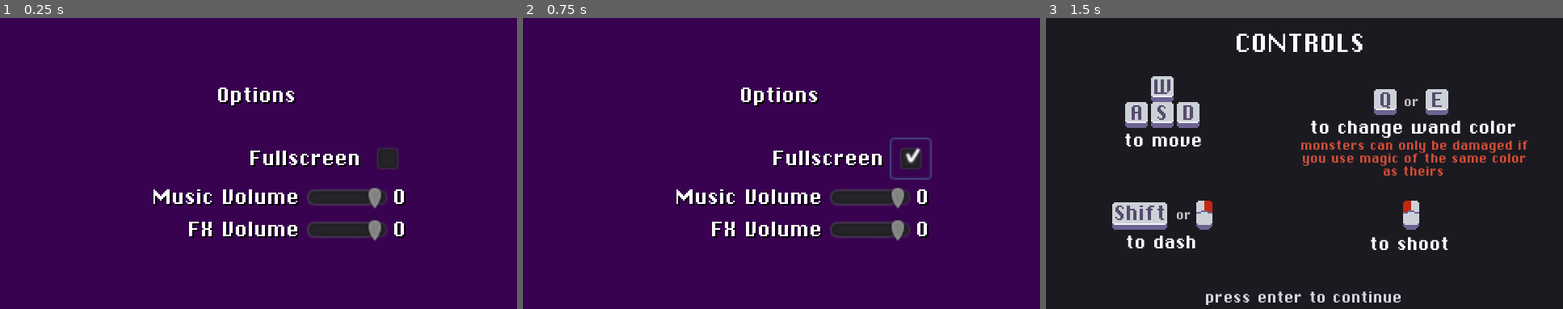
Above: before the commit, frames 1-3 (left to right).
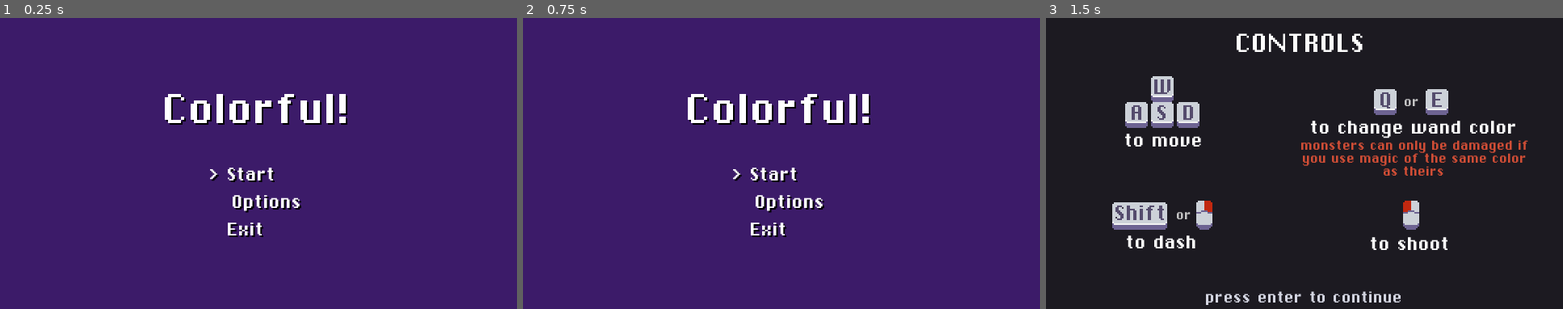
Above: after the commit, the same moments.

Repository: Triceru179/GameJam5
Game: Godot game, scene res://scenes/MainMenu.tscn
Two runs of this game, one before a commit and one after it. Both use one fixed random seed, a clock stepped at 60 frames per second and the inputs below.
Inputs (mouse positions are in pixels of both pictures, inside the frame that each line leads up to):
- Up to frame 1 (0.25 s): no input
- Up to frame 2 (0.75 s): click (910, 157) at 0.52 s
- Up to frame 3 (1.5 s): tap Enter (ui_accept) at 1.25 s; move the mouse to (1418, 148) at 1.27 s; hold E (action_color_swap_right) from 1.28 s (still down); hold Enter (ui_accept) from 1.28 s (still down)

The runs differ from the first frame. In frame 1, 99% of the frame differs, in the area x 0-100%, y 0-100%; in frame 2, 99%; in frame 3, nothing differs.

Commit message:
Options menu working

Diff:
--- a/menu/main_menu/main_menu.gd
+++ b/menu/main_menu/main_menu.gd
@@ -12,6 +12,7 @@
 func _ready():
 	set_current_selection(0)
 	active = true
+	visible = true
 
 func _process(_delta):
 	if !active:
@@ -35,7 +36,9 @@
 			active = false
 			Globals.change_scene(load("res://scenes/Introduction.tscn"))
 		1:
-			set_visible(false)
+			active = false
+			visible = false
+			get_parent().get_node("OptionsMenu").visible = true
 		2:
 			get_tree().quit()
 
--- a/menu/main_menu/main_options.gd
+++ b/menu/main_menu/main_options.gd
@@ -1,18 +1,28 @@
 extends MarginContainer
 
+export(NodePath) var slider_fx = null
+export(NodePath) var slider_music = null
+
+func _ready():
+	visible = false
+
+	get_node(slider_fx).value = db2linear(AudioServer.get_bus_volume_db(1))
+	get_node(slider_music).value = db2linear(AudioServer.get_bus_volume_db(2))
+
+func _adjust_bus_volume(bus, value):
+	print(linear2db(value))
+	AudioServer.set_bus_mute(bus, value <= 0)
+	if value > 0:
+		AudioServer.set_bus_volume_db(bus, linear2db(value))
+	get_node("MenuAccept").play()
+
 func _on_FxSlider_value_changed(value):
-	AudioServer.set_bus_volume_db(1, lerp(AudioServer.get_bus_volume_db(1),  value, 0.5))
-	if value == -24:
-		AudioServer.set_bus_mute(1, true)
-	else:
-		AudioServer.set_bus_mute(1, false)
-		get_node("CenterContainer2/VBoxContainer/CenterContainer2/VBoxContainer/CenterContainer4/FxVolume/MenuAccept2").play()
-
+	$CenterContainer2/VBoxContainer/CenterContainer2/VBoxContainer/CenterContainer4/FxVolume/FxVolume.text = str(int(value * 10))
+	_adjust_bus_volume(1, value)
 
 func _on_MusicSlider_value_changed(value):
-	AudioServer.set_bus_volume_db(2, lerp(AudioServer.get_bus_volume_db(2),  value, 0.5))
-	if value == -24:
-		AudioServer.set_bus_mute(2, true)
-	else:
-		AudioServer.set_bus_mute(2, false)
-		get_node("CenterContainer2/VBoxContainer/CenterContainer2/VBoxContainer/CenterContainer4/FxVolume/MenuAccept2").play()
+	$CenterContainer2/VBoxContainer/CenterContainer2/VBoxContainer/CenterContainer3/MusicVolume/MusicVolume.text = str(int(value * 10))
+	_adjust_bus_volume(2, value)
+
+func _on_OptionFullscren_toggled(button_pressed):
+	OS.window_fullscreen = button_pressed
--- a/scenes/MainMenu.tscn
+++ b/scenes/MainMenu.tscn
@@ -8,9 +8,11 @@
 [ext_resource path="res://menu/main_menu/main_options.gd" type="Script" id=6]
 
 [sub_resource type="DynamicFont" id=1]
+size = 14
 font_data = ExtResource( 1 )
 
 [sub_resource type="DynamicFont" id=2]
+size = 24
 font_data = ExtResource( 1 )
 
 [node name="Control" type="Control"]
@@ -20,7 +22,15 @@
 "_edit_use_anchors_": false
 }
 
-[node name="MarginContainer" type="MarginContainer" parent="."]
+[node name="ColorRect" type="ColorRect" parent="."]
+margin_right = 320.0
+margin_bottom = 180.0
+color = Color( 0.239216, 0.109804, 0.415686, 1 )
+__meta__ = {
+"_edit_use_anchors_": false
+}
+
+[node name="MainMenu" type="MarginContainer" parent="."]
 visible = false
 anchor_right = 1.0
 anchor_bottom = 1.0
@@ -29,270 +39,261 @@
 "_edit_use_anchors_": false
 }
 
-[node name="ColorRect" type="ColorRect" parent="MarginContainer"]
+[node name="CenterContainer" type="CenterContainer" parent="MainMenu"]
 margin_right = 320.0
 margin_bottom = 180.0
-color = Color( 0.239216, 0.109804, 0.415686, 1 )
-
-[node name="CenterContainer" type="CenterContainer" parent="MarginContainer"]
-margin_right = 320.0
-margin_bottom = 180.0
-
-[node name="VBoxContainer" type="VBoxContainer" parent="MarginContainer/CenterContainer"]
+
+[node name="VBoxContainer" type="VBoxContainer" parent="MainMenu/CenterContainer"]
 margin_left = 102.0
-margin_top = 38.0
+margin_top = 40.0
 margin_right = 218.0
-margin_bottom = 141.0
+margin_bottom = 140.0
 custom_constants/separation = 20
 
-[node name="Title" type="CenterContainer" parent="MarginContainer/CenterContainer/VBoxContainer"]
+[node name="Title" type="CenterContainer" parent="MainMenu/CenterContainer/VBoxContainer"]
 margin_right = 116.0
 margin_bottom = 30.0
 
-[node name="Label" type="Label" parent="MarginContainer/CenterContainer/VBoxContainer/Title"]
+[node name="Label" type="Label" parent="MainMenu/CenterContainer/VBoxContainer/Title"]
 margin_right = 116.0
 margin_bottom = 30.0
 custom_fonts/font = ExtResource( 2 )
 custom_colors/font_color_shadow = Color( 0, 0, 0, 1 )
 text = "Colorful!"
 
-[node name="CenterContainer2" type="CenterContainer" parent="MarginContainer/CenterContainer/VBoxContainer"]
+[node name="CenterContainer2" type="CenterContainer" parent="MainMenu/CenterContainer/VBoxContainer"]
 margin_top = 50.0
 margin_right = 116.0
-margin_bottom = 103.0
-
-[node name="VBoxContainer" type="VBoxContainer" parent="MarginContainer/CenterContainer/VBoxContainer/CenterContainer2"]
+margin_bottom = 100.0
+
+[node name="VBoxContainer" type="VBoxContainer" parent="MainMenu/CenterContainer/VBoxContainer/CenterContainer2"]
 margin_left = 28.0
 margin_right = 88.0
-margin_bottom = 53.0
-
-[node name="CenterContainer" type="CenterContainer" parent="MarginContainer/CenterContainer/VBoxContainer/CenterContainer2/VBoxContainer"]
-margin_right = 60.0
-margin_bottom = 15.0
-
-[node name="Start" type="HBoxContainer" parent="MarginContainer/CenterContainer/VBoxContainer/CenterContainer2/VBoxContainer/CenterContainer"]
-margin_right = 60.0
-margin_bottom = 15.0
-
-[node name="Selector" type="Label" parent="MarginContainer/CenterContainer/VBoxContainer/CenterContainer2/VBoxContainer/CenterContainer/Start"]
+margin_bottom = 50.0
+
+[node name="CenterContainer" type="CenterContainer" parent="MainMenu/CenterContainer/VBoxContainer/CenterContainer2/VBoxContainer"]
+margin_right = 60.0
+margin_bottom = 14.0
+
+[node name="Start" type="HBoxContainer" parent="MainMenu/CenterContainer/VBoxContainer/CenterContainer2/VBoxContainer/CenterContainer"]
+margin_right = 60.0
+margin_bottom = 14.0
+
+[node name="Selector" type="Label" parent="MainMenu/CenterContainer/VBoxContainer/CenterContainer2/VBoxContainer/CenterContainer/Start"]
 margin_right = 7.0
-margin_bottom = 15.0
+margin_bottom = 14.0
 rect_min_size = Vector2( 7, 0 )
 custom_fonts/font = SubResource( 1 )
 custom_colors/font_color_shadow = Color( 0, 0, 0, 1 )
 text = ">"
 
-[node name="OptionName" type="Label" parent="MarginContainer/CenterContainer/VBoxContainer/CenterContainer2/VBoxContainer/CenterContainer/Start"]
+[node name="OptionName" type="Label" parent="MainMenu/CenterContainer/VBoxContainer/CenterContainer2/VBoxContainer/CenterContainer/Start"]
 margin_left = 11.0
 margin_right = 60.0
-margin_bottom = 15.0
+margin_bottom = 14.0
 rect_min_size = Vector2( 49, 0 )
 custom_fonts/font = SubResource( 1 )
 custom_colors/font_color_shadow = Color( 0, 0, 0, 1 )
 text = "Start"
 
-[node name="CenterContainer2" type="CenterContainer" parent="MarginContainer/CenterContainer/VBoxContainer/CenterContainer2/VBoxContainer"]
-margin_top = 19.0
-margin_right = 60.0
-margin_bottom = 34.0
-
-[node name="Options" type="HBoxContainer" parent="MarginContainer/CenterContainer/VBoxContainer/CenterContainer2/VBoxContainer/CenterContainer2"]
-margin_right = 60.0
-margin_bottom = 15.0
-
-[node name="Selector" type="Label" parent="MarginContainer/CenterContainer/VBoxContainer/CenterContainer2/VBoxContainer/CenterContainer2/Options"]
+[node name="CenterContainer2" type="CenterContainer" parent="MainMenu/CenterContainer/VBoxContainer/CenterContainer2/VBoxContainer"]
+margin_top = 18.0
+margin_right = 60.0
+margin_bottom = 32.0
+
+[node name="Options" type="HBoxContainer" parent="MainMenu/CenterContainer/VBoxContainer/CenterContainer2/VBoxContainer/CenterContainer2"]
+margin_left = 3.0
+margin_right = 57.0
+margin_bottom = 14.0
+
+[node name="Selector" type="Label" parent="MainMenu/CenterContainer/VBoxContainer/CenterContainer2/VBoxContainer/CenterContainer2/Options"]
 margin_right = 7.0
-margin_bottom = 15.0
+margin_bottom = 14.0
 rect_min_size = Vector2( 7, 0 )
 custom_fonts/font = SubResource( 1 )
 custom_colors/font_color_shadow = Color( 0, 0, 0, 1 )
 text = ">"
 
-[node name="OptionName" type="Label" parent="MarginContainer/CenterContainer/VBoxContainer/CenterContainer2/VBoxContainer/CenterContainer2/Options"]
+[node name="OptionName" type="Label" parent="MainMenu/CenterContainer/VBoxContainer/CenterContainer2/VBoxContainer/CenterContainer2/Options"]
 margin_left = 11.0
-margin_right = 60.0
-margin_bottom = 15.0
+margin_right = 54.0
+margin_bottom = 14.0
 custom_fonts/font = SubResource( 1 )
 custom_colors/font_color_shadow = Color( 0, 0, 0, 1 )
 text = "Options"
 
-[node name="CenterContainer3" type="CenterContainer" parent="MarginContainer/CenterContainer/VBoxContainer/CenterContainer2/VBoxContainer"]
-margin_top = 38.0
-margin_right = 60.0
-margin_bottom = 53.0
-
-[node name="Exit" type="HBoxContainer" parent="MarginContainer/CenterContainer/VBoxContainer/CenterContainer2/VBoxContainer/CenterContainer3"]
-margin_right = 60.0
-margin_bottom = 15.0
-
-[node name="Selector" type="Label" parent="MarginContainer/CenterContainer/VBoxContainer/CenterContainer2/VBoxContainer/CenterContainer3/Exit"]
+[node name="CenterContainer3" type="CenterContainer" parent="MainMenu/CenterContainer/VBoxContainer/CenterContainer2/VBoxContainer"]
+margin_top = 36.0
+margin_right = 60.0
+margin_bottom = 50.0
+
+[node name="Exit" type="HBoxContainer" parent="MainMenu/CenterContainer/VBoxContainer/CenterContainer2/VBoxContainer/CenterContainer3"]
+margin_right = 60.0
+margin_bottom = 14.0
+
+[node name="Selector" type="Label" parent="MainMenu/CenterContainer/VBoxContainer/CenterContainer2/VBoxContainer/CenterContainer3/Exit"]
 margin_right = 7.0
-margin_bottom = 15.0
+margin_bottom = 14.0
 rect_min_size = Vector2( 7, 0 )
 custom_fonts/font = SubResource( 1 )
 custom_colors/font_color_shadow = Color( 0, 0, 0, 1 )
 text = ">"
 
-[node name="OptionName" type="Label" parent="MarginContainer/CenterContainer/VBoxContainer/CenterContainer2/VBoxContainer/CenterContainer3/Exit"]
+[node name="OptionName" type="Label" parent="MainMenu/CenterContainer/VBoxContainer/CenterContainer2/VBoxContainer/CenterContainer3/Exit"]
 margin_left = 11.0
 margin_right = 60.0
-margin_bottom = 15.0
+margin_bottom = 14.0
 rect_min_size = Vector2( 49, 0 )
 custom_fonts/font = SubResource( 1 )
 custom_colors/font_color_shadow = Color( 0, 0, 0, 1 )
 text = "Exit"
 
-[node name="MenuAccept" parent="MarginContainer" instance=ExtResource( 4 )]
-
-[node name="MenuSelect" parent="MarginContainer" instance=ExtResource( 5 )]
-
-[node name="MarginOptions" type="MarginContainer" parent="."]
+[node name="MenuAccept" parent="MainMenu" instance=ExtResource( 4 )]
+
+[node name="MenuSelect" parent="MainMenu" instance=ExtResource( 5 )]
+
+[node name="OptionsMenu" type="MarginContainer" parent="."]
 anchor_right = 1.0
 anchor_bottom = 1.0
 script = ExtResource( 6 )
 __meta__ = {
 "_edit_use_anchors_": false
 }
-
-[node name="ColorRect" type="ColorRect" parent="MarginOptions"]
+slider_fx = NodePath("CenterContainer2/VBoxContainer/CenterContainer2/VBoxContainer/CenterContainer4/FxVolume/FxSlider")
+slider_music = NodePath("CenterContainer2/VBoxContainer/CenterContainer2/VBoxContainer/CenterContainer3/MusicVolume/MusicSlider")
+
+[node name="CenterContainer2" type="CenterContainer" parent="OptionsMenu"]
 margin_right = 320.0
 margin_bottom = 180.0
-color = Color( 0.227451, 0.0117647, 0.317647, 1 )
-
-[node name="CenterContainer2" type="CenterContainer" parent="MarginOptions"]
-margin_right = 320.0
-margin_bottom = 180.0
-__meta__ = {
-"_edit_use_anchors_": false
-}
-
-[node name="VBoxContainer" type="VBoxContainer" parent="MarginOptions/CenterContainer2"]
+__meta__ = {
+"_edit_use_anchors_": false
+}
+
+[node name="VBoxContainer" type="VBoxContainer" parent="OptionsMenu/CenterContainer2"]
 margin_left = 67.0
-margin_top = 40.0
+margin_top = 12.0
 margin_right = 252.0
-margin_bottom = 139.0
+margin_bottom = 119.0
 custom_constants/separation = 20
 
-[node name="Title" type="CenterContainer" parent="MarginOptions/CenterContainer2/VBoxContainer"]
-margin_right = 185.0
-margin_bottom = 15.0
-
-[node name="Label" type="Label" parent="MarginOptions/CenterContainer2/VBoxContainer/Title"]
-margin_left = 68.0
-margin_right = 117.0
-margin_bottom = 15.0
+[node name="Title" type="CenterContainer" parent="OptionsMenu/CenterContainer2/VBoxContainer"]
+margin_right = 185.0
+margin_bottom = 23.0
+
+[node name="Label" type="Label" parent="OptionsMenu/CenterContainer2/VBoxContainer/Title"]
+margin_left = 55.0
+margin_right = 129.0
+margin_bottom = 23.0
 custom_fonts/font = SubResource( 2 )
 custom_colors/font_color_shadow = Color( 0, 0, 0, 1 )
 text = "Options"
 
-[node name="CenterContainer2" type="CenterContainer" parent="MarginOptions/CenterContainer2/VBoxContainer"]
-margin_top = 35.0
-margin_right = 185.0
-margin_bottom = 99.0
-
-[node name="VBoxContainer" type="VBoxContainer" parent="MarginOptions/CenterContainer2/VBoxContainer/CenterContainer2"]
+[node name="CenterContainer2" type="CenterContainer" parent="OptionsMenu/CenterContainer2/VBoxContainer"]
+margin_top = 43.0
+margin_right = 185.0
+margin_bottom = 107.0
+
+[node name="VBoxContainer" type="VBoxContainer" parent="OptionsMenu/CenterContainer2/VBoxContainer/CenterContainer2"]
 margin_right = 185.0
 margin_bottom = 64.0
 alignment = 1
 
-[node name="CenterContainer" type="CenterContainer" parent="MarginOptions/CenterContainer2/VBoxContainer/CenterContainer2/VBoxContainer"]
+[node name="CenterContainer" type="CenterContainer" parent="OptionsMenu/CenterContainer2/VBoxContainer/CenterContainer2/VBoxContainer"]
 margin_right = 185.0
 margin_bottom = 24.0
 
-[node name="Fullscren" type="HBoxContainer" parent="MarginOptions/CenterContainer2/VBoxContainer/CenterContainer2/VBoxContainer/CenterContainer"]
+[node name="Fullscreen" type="HBoxContainer" parent="OptionsMenu/CenterContainer2/VBoxContainer/CenterContainer2/VBoxContainer/CenterContainer"]
 margin_right = 185.0
 margin_bottom = 24.0
 rect_min_size = Vector2( 185, 0 )
-alignment = 2
-
-[node name="OptionName" type="Label" parent="MarginOptions/CenterContainer2/VBoxContainer/CenterContainer2/VBoxContainer/CenterContainer/Fullscren"]
-margin_left = 88.0
-margin_top = 4.0
-margin_right = 157.0
+
+[node name="OptionName" type="Label" parent="OptionsMenu/CenterContainer2/VBoxContainer/CenterContainer2/VBoxContainer/CenterContainer/Fullscreen"]
+margin_top = 5.0
+margin_right = 61.0
 margin_bottom = 19.0
 custom_fonts/font = SubResource( 1 )
 custom_colors/font_color_shadow = Color( 0, 0, 0, 1 )
 text = "Fullscreen"
 
-[node name="OptionFullscren" type="CheckBox" parent="MarginOptions/CenterContainer2/VBoxContainer/CenterContainer2/VBoxContainer/CenterContainer/Fullscren"]
-margin_left = 161.0
-margin_right = 185.0
+[node name="OptionFullscren" type="CheckBox" parent="OptionsMenu/CenterContainer2/VBoxContainer/CenterContainer2/VBoxContainer/CenterContainer/Fullscreen"]
+margin_left = 65.0
+margin_right = 89.0
 margin_bottom = 24.0
-
-[node name="CenterContainer3" type="CenterContainer" parent="MarginOptions/CenterContainer2/VBoxContainer/CenterContainer2/VBoxContainer"]
+focus_mode = 0
+enabled_focus_mode = 0
+
+[node name="CenterContainer3" type="CenterContainer" parent="OptionsMenu/CenterContainer2/VBoxContainer/CenterContainer2/VBoxContainer"]
 margin_top = 28.0
 margin_right = 185.0
 margin_bottom = 44.0
 
-[node name="MusicVolume" type="HBoxContainer" parent="MarginOptions/CenterContainer2/VBoxContainer/CenterContainer2/VBoxContainer/CenterContainer3"]
+[node name="MusicVolume" type="HBoxContainer" parent="OptionsMenu/CenterContainer2/VBoxContainer/CenterContainer2/VBoxContainer/CenterContainer3"]
 margin_right = 185.0
 margin_bottom = 16.0
 rect_min_size = Vector2( 185, 0 )
-alignment = 2
-
-[node name="OptionName" type="Label" parent="MarginOptions/CenterContainer2/VBoxContainer/CenterContainer2/VBoxContainer/CenterContainer3/MusicVolume"]
-margin_left = 28.0
-margin_right = 119.0
+
+[node name="OptionName" type="Label" parent="OptionsMenu/CenterContainer2/VBoxContainer/CenterContainer2/VBoxContainer/CenterContainer3/MusicVolume"]
+margin_top = 1.0
+margin_right = 81.0
 margin_bottom = 15.0
 custom_fonts/font = SubResource( 1 )
 custom_colors/font_color_shadow = Color( 0, 0, 0, 1 )
 text = "Music Volume"
 
-[node name="MusicSlider" type="HSlider" parent="MarginOptions/CenterContainer2/VBoxContainer/CenterContainer2/VBoxContainer/CenterContainer3/MusicVolume"]
-margin_left = 123.0
-margin_right = 173.0
+[node name="MusicSlider" type="HSlider" parent="OptionsMenu/CenterContainer2/VBoxContainer/CenterContainer2/VBoxContainer/CenterContainer3/MusicVolume"]
+margin_left = 85.0
+margin_right = 135.0
 margin_bottom = 16.0
 rect_min_size = Vector2( 50, 0 )
 size_flags_vertical = 1
 size_flags_stretch_ratio = 0.0
-min_value = -24.0
-max_value = 0.0
-
-[node name="MusicVolume" type="Label" parent="MarginOptions/CenterContainer2/VBoxContainer/CenterContainer2/VBoxContainer/CenterContainer3/MusicVolume"]
-margin_left = 177.0
-margin_right = 185.0
+max_value = 1.0
+step = 0.05
+
+[node name="MusicVolume" type="Label" parent="OptionsMenu/CenterContainer2/VBoxContainer/CenterContainer2/VBoxContainer/CenterContainer3/MusicVolume"]
+margin_left = 139.0
+margin_top = 1.0
+margin_right = 146.0
 margin_bottom = 15.0
 custom_fonts/font = SubResource( 1 )
 custom_colors/font_color_shadow = Color( 0, 0, 0, 1 )
 text = "0"
 
-[node name="CenterContainer4" type="CenterContainer" parent="MarginOptions/CenterContainer2/VBoxContainer/CenterContainer2/VBoxContainer"]
+[node name="CenterContainer4" type="CenterContainer" parent="OptionsMenu/CenterContainer2/VBoxContainer/CenterContainer2/VBoxContainer"]
 margin_top = 48.0
 margin_right = 185.0
 margin_bottom = 64.0
 rect_min_size = Vector2( 157, 0 )
 
-[node name="FxVolume" type="HBoxContainer" parent="MarginOptions/CenterContainer2/VBoxContainer/CenterContainer2/VBoxContainer/CenterContainer4"]
+[node name="FxVolume" type="HBoxContainer" parent="OptionsMenu/CenterContainer2/VBoxContainer/CenterContainer2/VBoxContainer/CenterContainer4"]
 margin_right = 185.0
 margin_bottom = 16.0
 rect_min_size = Vector2( 185, 0 )
-alignment = 2
-
-[node name="MenuAccept2" parent="MarginOptions/CenterContainer2/VBoxContainer/CenterContainer2/VBoxContainer/CenterContainer4/FxVolume" instance=ExtResource( 4 )]
-volume_db = -10.0
-
-[node name="OptionName" type="Label" parent="MarginOptions/CenterContainer2/VBoxContainer/CenterContainer2/VBoxContainer/CenterContainer4/FxVolume"]
-margin_left = 50.0
-margin_right = 119.0
+
+[node name="OptionName" type="Label" parent="OptionsMenu/CenterContainer2/VBoxContainer/CenterContainer2/VBoxContainer/CenterContainer4/FxVolume"]
+margin_top = 1.0
+margin_right = 61.0
 margin_bottom = 15.0
 custom_fonts/font = SubResource( 1 )
 custom_colors/font_color_shadow = Color( 0, 0, 0, 1 )
 text = "FX Volume"
 
-[node name="FxSlider" type="HSlider" parent="MarginOptions/CenterContainer2/VBoxContainer/CenterContainer2/VBoxContainer/CenterContainer4/FxVolume"]
-margin_left = 123.0
-margin_right = 173.0
+[node name="FxSlider" type="HSlider" parent="OptionsMenu/CenterContainer2/VBoxContainer/CenterContainer2/VBoxContainer/CenterContainer4/FxVolume"]
+margin_left = 65.0
+margin_right = 115.0
 margin_bottom = 16.0
 rect_min_size = Vector2( 50, 0 )
-min_value = -24.0
-max_value = 0.0
-__meta__ = {
-"_edit_use_anchors_": false
-}
-
-[node name="FxVolume" type="Label" parent="MarginOptions/CenterContainer2/VBoxContainer/CenterContainer2/VBoxContainer/CenterContainer4/FxVolume"]
-margin_left = 177.0
-margin_right = 185.0
+max_value = 1.0
+step = 0.1
+value = 0.001
+__meta__ = {
+"_edit_use_anchors_": false
+}
+
+[node name="FxVolume" type="Label" parent="OptionsMenu/CenterContainer2/VBoxContainer/CenterContainer2/VBoxContainer/CenterContainer4/FxVolume"]
+margin_left = 119.0
+margin_top = 1.0
+margin_right = 126.0
 margin_bottom = 15.0
 custom_fonts/font = SubResource( 1 )
 custom_colors/font_color_shadow = Color( 0, 0, 0, 1 )
@@ -300,6 +301,9 @@
 __meta__ = {
 "_edit_use_anchors_": false
 }
-[connection signal="toggled" from="MarginOptions/CenterContainer2/VBoxContainer/CenterContainer2/VBoxContainer/CenterContainer/Fullscren/OptionFullscren" to="MarginOptions" method="_on_OptionFullscren_toggled"]
-[connection signal="value_changed" from="MarginOptions/CenterContainer2/VBoxContainer/CenterContainer2/VBoxContainer/CenterContainer3/MusicVolume/MusicSlider" to="MarginOptions" method="_on_MusicSlider_value_changed"]
-[connection signal="value_changed" from="MarginOptions/CenterContainer2/VBoxContainer/CenterContainer2/VBoxContainer/CenterContainer4/FxVolume/FxSlider" to="MarginOptions" method="_on_FxSlider_value_changed"]
+
+[node name="MenuAccept" parent="OptionsMenu" instance=ExtResource( 4 )]
+volume_db = -10.0
+[connection signal="toggled" from="OptionsMenu/CenterContainer2/VBoxContainer/CenterContainer2/VBoxContainer/CenterContainer/Fullscreen/OptionFullscren" to="OptionsMenu" method="_on_OptionFullscren_toggled"]
+[connection signal="value_changed" from="OptionsMenu/CenterContainer2/VBoxContainer/CenterContainer2/VBoxContainer/CenterContainer3/MusicVolume/MusicSlider" to="OptionsMenu" method="_on_MusicSlider_value_changed"]
+[connection signal="value_changed" from="OptionsMenu/CenterContainer2/VBoxContainer/CenterContainer2/VBoxContainer/CenterContainer4/FxVolume/FxSlider" to="OptionsMenu" method="_on_FxSlider_value_changed"]
